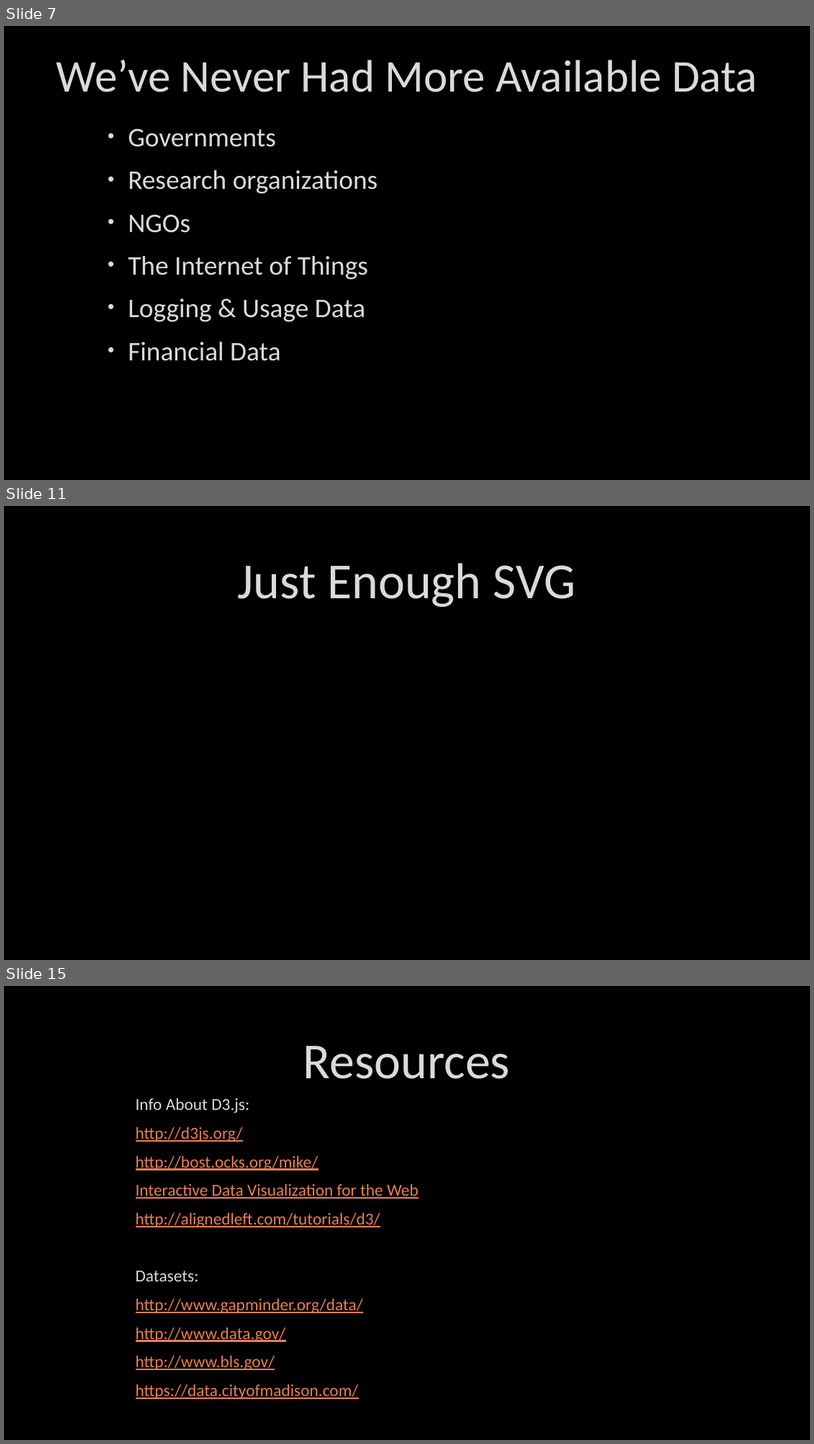
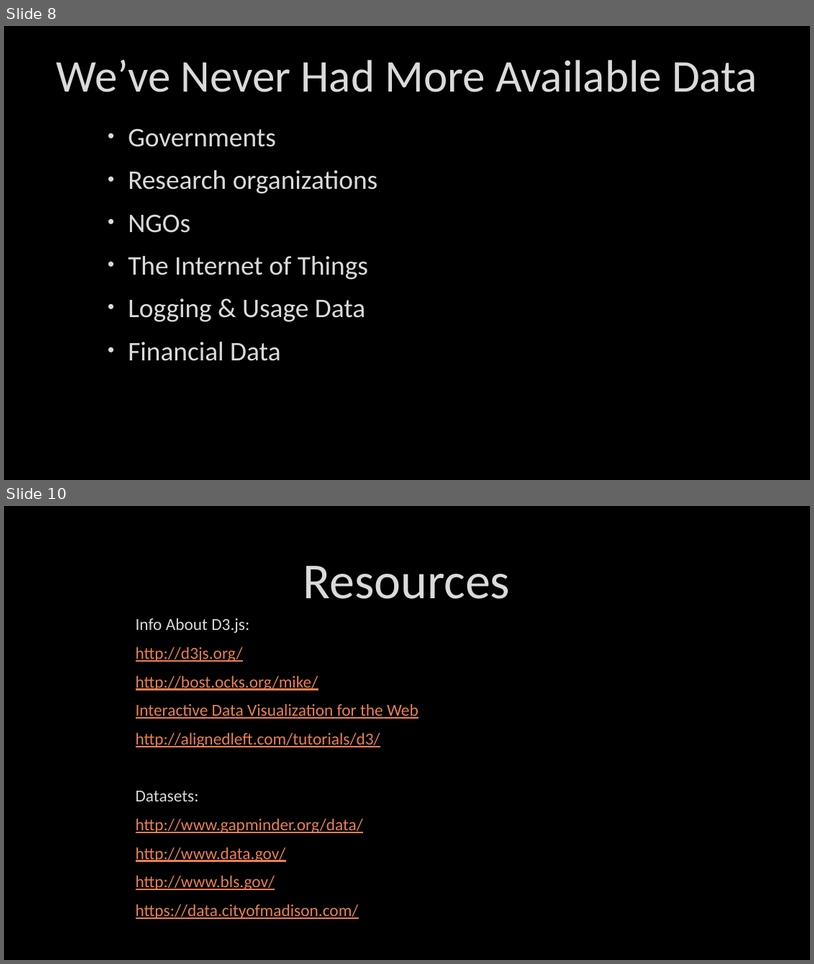
Before and after one commit to DustinEwers/D3-js-Demos, a slide deck: slides/d3.pptx. Shown one above the other, each under a label of ours: slides 7, 11 and 15 before the commit, slides 8 and 10 after it; the slides between them are not shown. The pictures are 814x1444 and 814x964 pixels, drawn with LibreOffice and Linux fonts; fonts in the diff are those of the drawing; background and template pictures are left out. Boxes give left, top, right and bottom in pixels: in the first picture for what was removed or moved away, otherwise in the second. Text is boxed around its words. In the diff, an @@ line names an element or a change of style, - is before the commit and + after.

```diff
--- a/slides/d3.pptx
+++ b/slides/d3.pptx
@@ slide 11 removed at (4, 506, 810, 960), background picture (left out) @@
@@ title removed at (238, 563, 576, 607) @@
-Just Enough SVG
@@ what was slide 7 is now slide 8 @@
@@ what was slide 15 is now slide 10 @@
```
Also in this commit, not shown: 2 slides changed, 1 slide added, 5 other slides removed, 1 other file.
